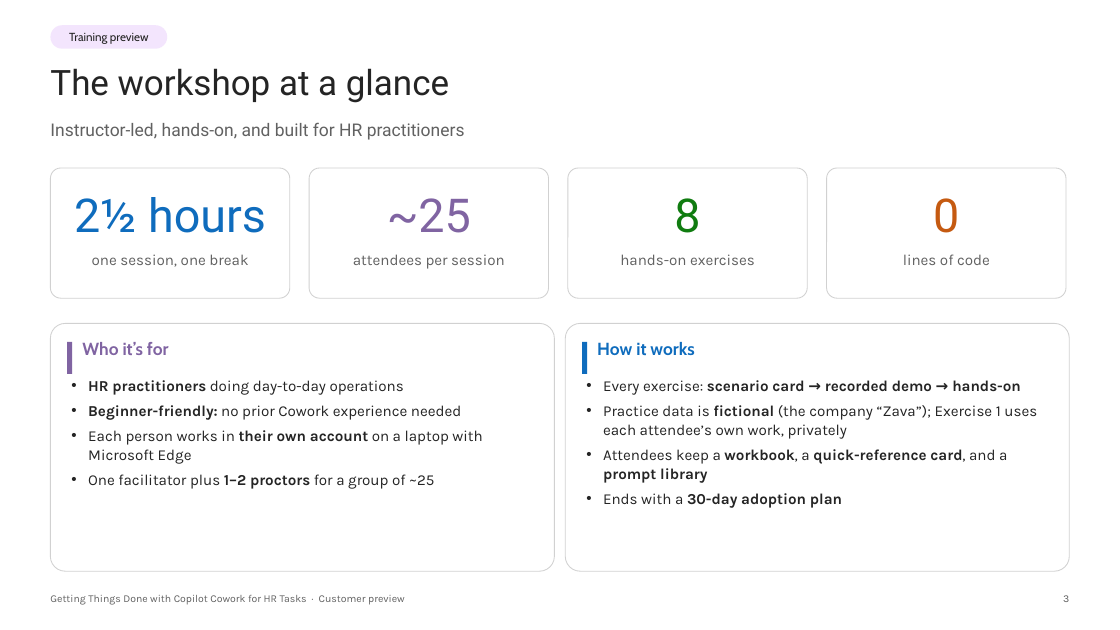
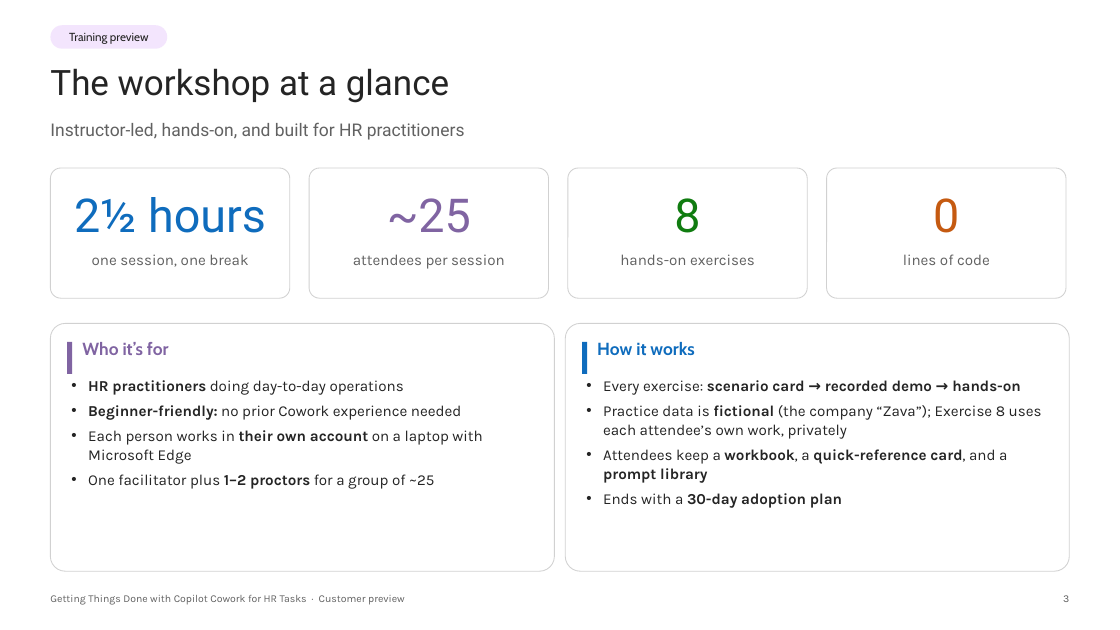
Before and after one commit to ragage/ai_hr_cowork_workshop, a slide deck: slide 3 of instructor/customer-preview-deck.pptx. Drawn at 1120x630 pixels with LibreOffice and Linux fonts; fonts in the diff are those of the drawing; background and template pictures are left out. Boxes give left, top, right and bottom in pixels: in the first picture for what was removed or moved away, otherwise in the second. Text is boxed around its words. In the diff, an @@ line names an element or a change of style, - is before the commit and + after.

```diff
--- a/instructor/customer-preview-deck.pptx
+++ b/instructor/customer-preview-deck.pptx
@@ text at box(603, 405, 1042, 439): text changed @@
-• Practice data is fictional (the company “Zava”); Exercise 1 uses each attendee’s own work, privately
+• Practice data is fictional (the company “Zava”); Exercise 8 uses each attendee’s own work, privately
```
Also in this commit, not shown: 7 other slides changed, 55 other files.
